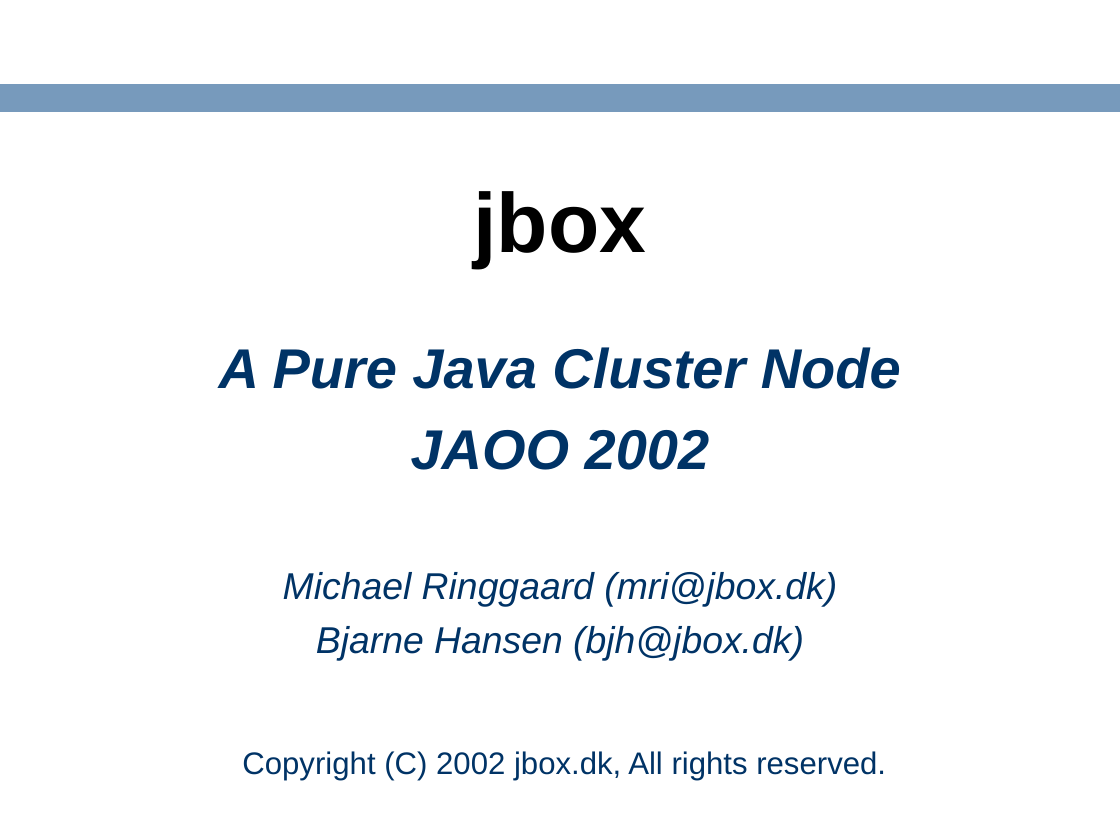
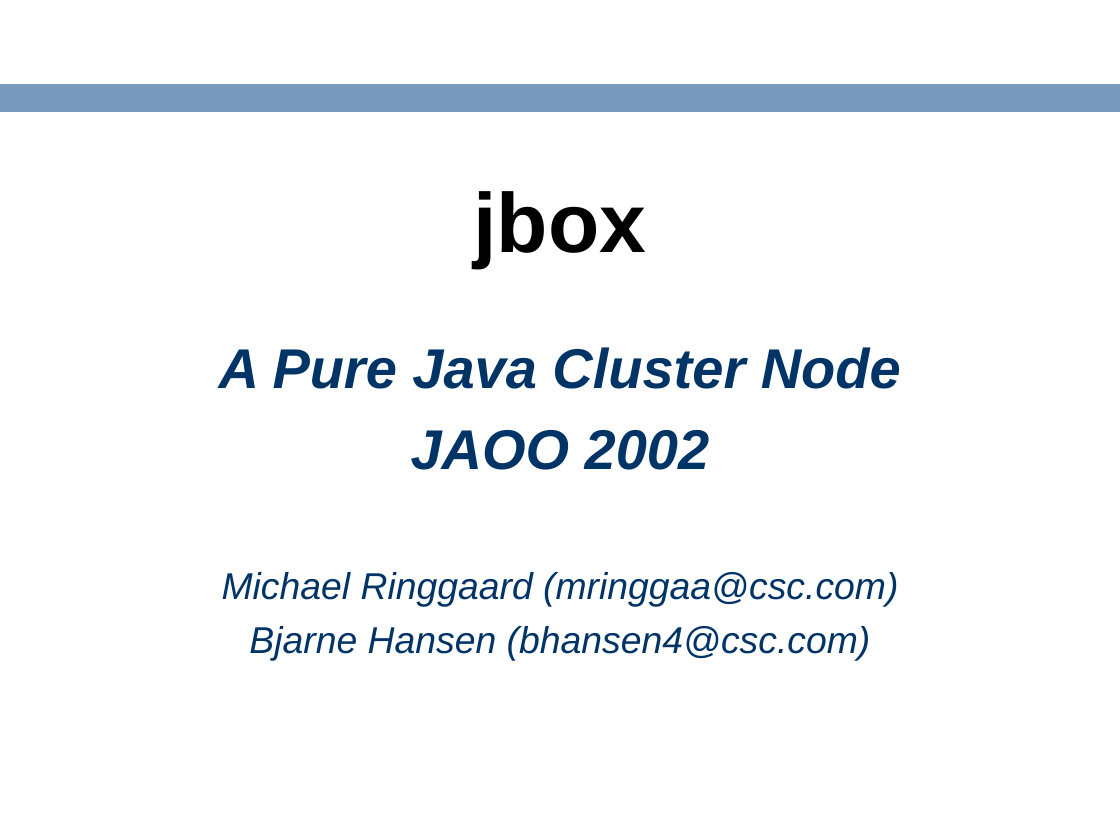
Before and after one commit to ringgaard/sanos, a slide deck: slide 1 of doc/jbox-jaoo.ppt. Drawn at 1120x840 pixels with LibreOffice and Linux fonts; fonts in the diff are those of the drawing; background and template pictures are left out. Boxes give left, top, right and bottom in pixels: in the first picture for what was removed or moved away, otherwise in the second. Text is boxed around its words. In the diff, an @@ line names an element or a change of style, - is before the commit and + after.

```diff
--- a/doc/jbox-jaoo.ppt
+++ b/doc/jbox-jaoo.ppt
@@ subtitle at [222, 572, 898, 661]: text changed @@
-Michael Ringgaard (mri@jbox.dk)
-Bjarne Hansen (bjh@jbox.dk)
+Michael Ringgaard (mringgaa@csc.com)
+Bjarne Hansen (bhansen4@csc.com)
@@ text removed at [242, 751, 886, 780] @@
-Copyright (C) 2002 jbox.dk, All rights reserved.
```
Also in this commit, not shown: 4 other slides changed, 7 slides added, 4 slides removed.
